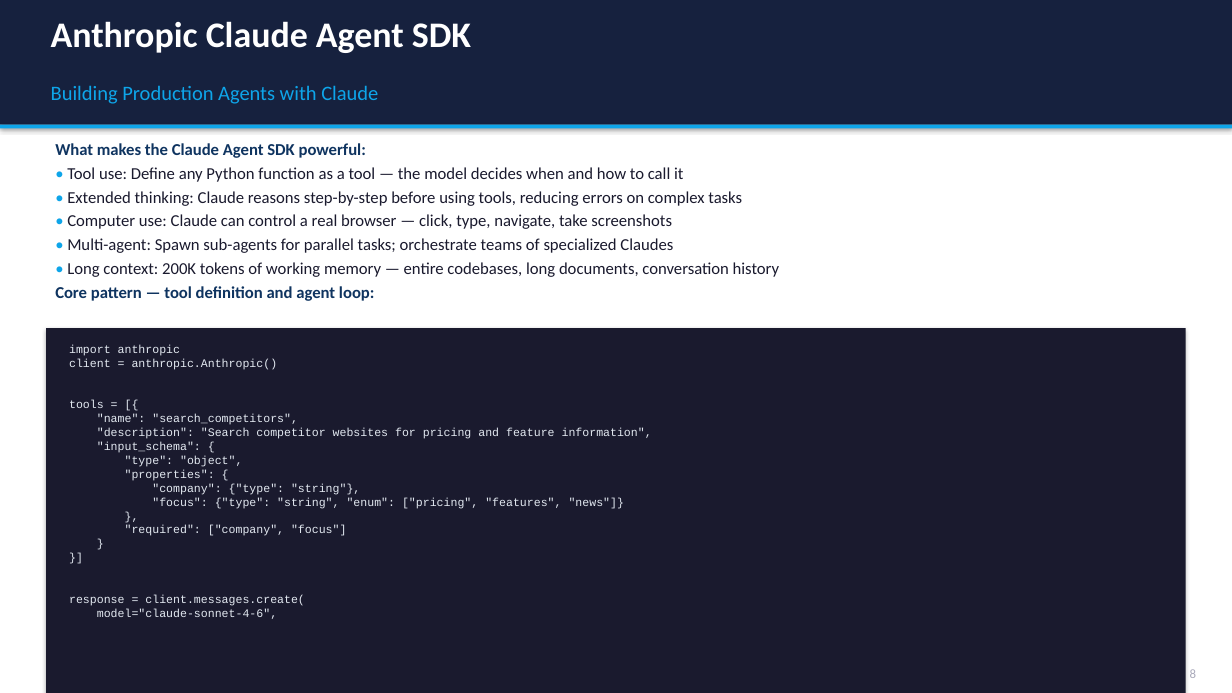
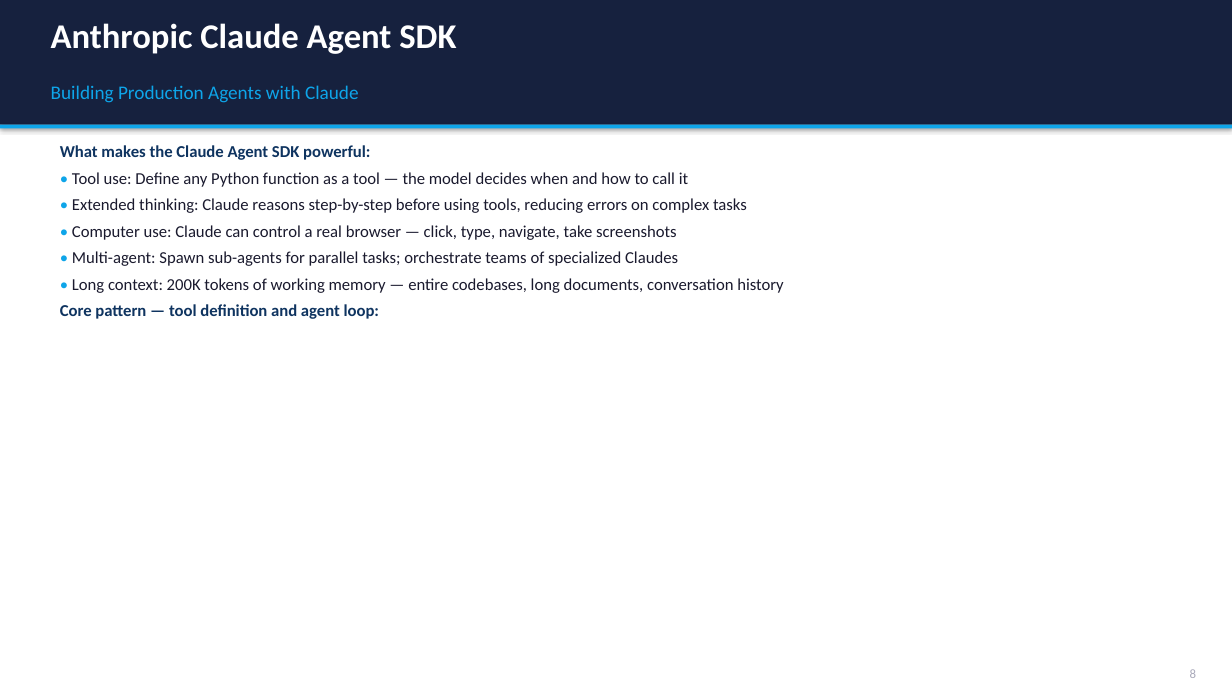
Before and after one commit to appjr/GenAIForBusinessOnline, a slide deck: slide 10 of Class 11/Week11_AI_Trends_Slides.pptx. Drawn at 1232x693 pixels with LibreOffice and Linux fonts; fonts in the diff are those of the drawing. Boxes give left, top, right and bottom in pixels: in the first picture for what was removed or moved away, otherwise in the second. Text is boxed around its words. In the diff, an @@ line names an element or a change of style, - is before the commit and + after.

```diff
--- a/Class 11/Week11_AI_Trends_Slides.pptx
+++ b/Class 11/Week11_AI_Trends_Slides.pptx
@@ text "Anthropic Claude Agent SDK" at bbox=[51, 23, 456, 54]: size 28 to 27 pt @@
@@ text "Building Production Agents with Claude" at bbox=[51, 85, 359, 103]: size 16 to 15 pt @@
@@ text "What makes the Claude Agent ..." at bbox=[60, 145, 784, 319]: more space between paragraphs @@
@@ rectangle removed at bbox=[46, 328, 1186, 693] @@
@@ text removed at bbox=[69, 345, 652, 619] @@
-import anthropic
-client = anthropic.Anthropic()
-tools = [{
-"name": "search_competitors",
-"description": "Search competitor websites for pricing and feature information",
-"input_schema": {
-"type": "object",
-"properties": {
-"company": {"type": "string"},
-"focus": {"type": "string", "enum": ["pricing", "features", "news"]}
-},
-"required": ["company", "focus"]
-}
-}]
-response = client.messages.create(
-model="claude-sonnet-4-6",
```
Also in this commit, not shown: 31 other slides changed, 13 other files.
